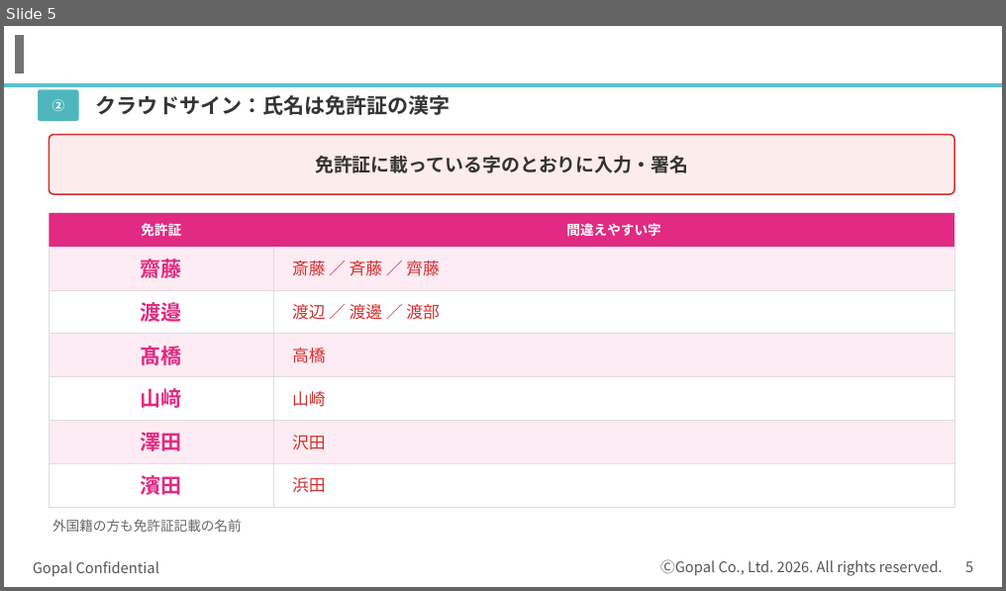
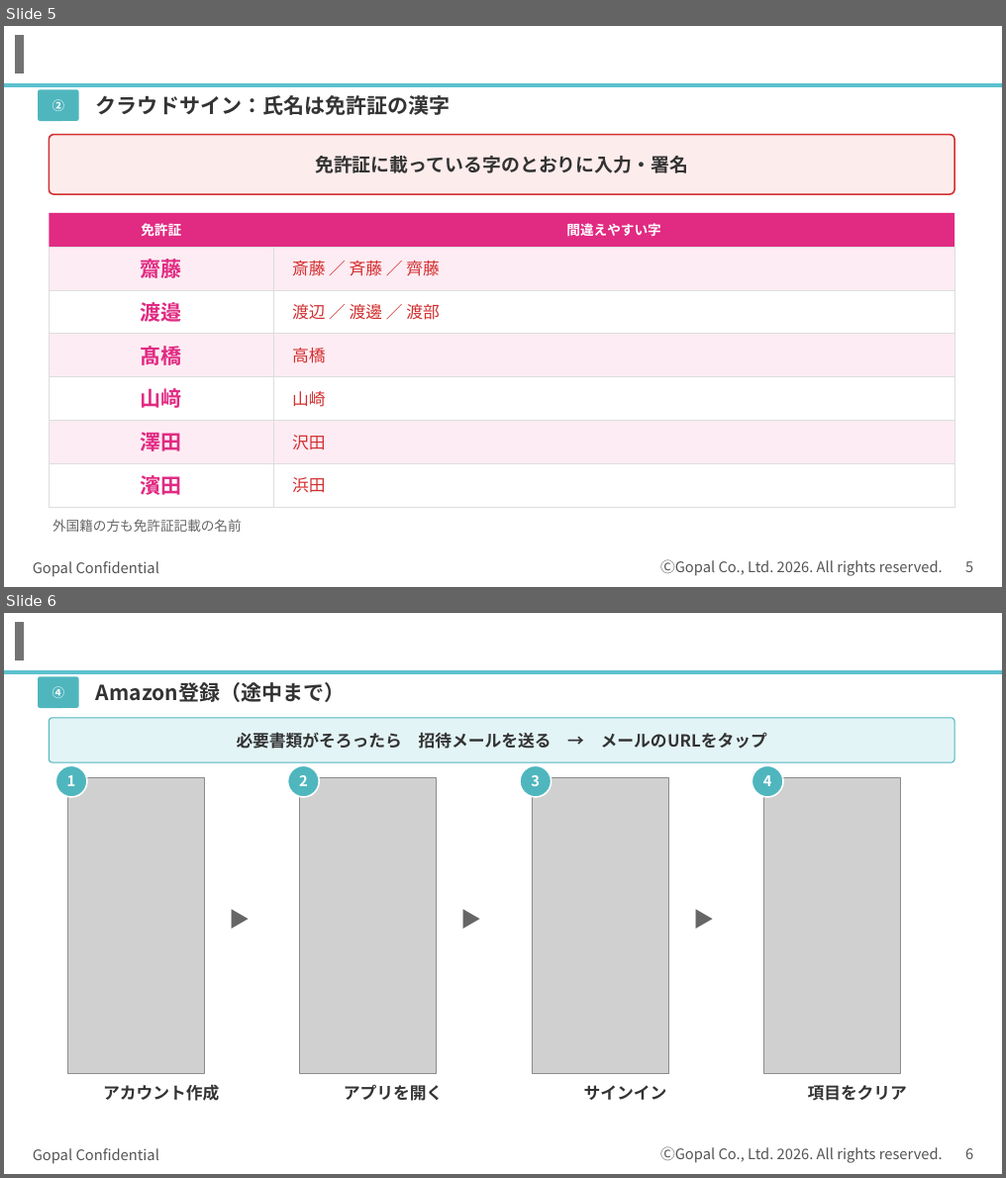
Before and after one commit to kagayugopal-eng/tamu, a slide deck: out/登録の流れ_書類準備まで.pptx. Shown one above the other, each under a label of ours: slide 5 before the commit, slides 5 and 6 after it. The pictures are 1006x591 and 1006x1178 pixels, drawn with LibreOffice and Linux fonts; fonts in the diff are those of the drawing; grey boxes stand for pictures; background and template pictures are left out. Boxes give left, top, right and bottom in pixels: in the first picture for what was removed or moved away, otherwise in the second. Text is boxed around its words. In the diff, an @@ line names an element or a change of style, - is before the commit and + after.

```diff
--- a/out/登録の流れ_書類準備まで.pptx
+++ b/out/登録の流れ_書類準備まで.pptx
@@ slide 6 added at box(4, 613, 1002, 1174), background #FFFFFF; not listed: 5 template elements that a slide beside it also shows @@
@@ rounded rectangle added at box(38, 676, 79, 708), fill #4FB6BE @@
@@ text added at box(53, 686, 65, 698), 12 pt, text #FFFFFF, bold @@
+④
@@ text added at box(96, 682, 346, 702), 20 pt, text #333333, bold @@
+Amazon登録（途中まで）
@@ rounded rectangle added at box(49, 718, 954, 762), fill #E3F4F6, outline #4FB6BE 1 pt @@
@@ text added at box(237, 732, 767, 749), 16 pt, text #333333, bold @@
+必要書類がそろったら 招待メールを送る → メールのURLをタップ
@@ ellipse added at box(55, 765, 87, 797), fill #4FB6BE, outline #FFFFFF 1.5 pt, 14 pt, text #FFFFFF, bold @@
+1
@@ picture added at box(67, 777, 205, 1073) @@
@@ ellipse added at box(288, 765, 319, 797), fill #4FB6BE, outline #FFFFFF 1.5 pt, 14 pt, text #FFFFFF, bold @@
+2
@@ picture added at box(300, 777, 437, 1073) @@
@@ ellipse added at box(520, 765, 551, 797), fill #4FB6BE, outline #FFFFFF 1.5 pt, 14 pt, text #FFFFFF, bold @@
+3
@@ picture added at box(532, 777, 668, 1073) @@
@@ ellipse added at box(751, 765, 783, 797), fill #4FB6BE, outline #FFFFFF 1.5 pt, 14 pt, text #FFFFFF, bold @@
+4
@@ picture added at box(764, 777, 901, 1073) @@
@@ text added at box(214, 905, 266, 950), 20 pt, text #666666, bold @@
+▶
@@ text added at box(446, 905, 498, 950), 20 pt, text #666666, bold @@
+▶
@@ text added at box(678, 905, 731, 950), 20 pt, text #666666, bold @@
+▶
@@ text added at box(103, 1084, 219, 1101), 16 pt, text #333333, bold @@
+アカウント作成
@@ text added at box(344, 1084, 443, 1101), 16 pt, text #333333, bold @@
+アプリを開く
@@ text added at box(584, 1085, 667, 1100), 16 pt, text #333333, bold @@
+サインイン
@@ text added at box(808, 1085, 907, 1101), 16 pt, text #333333, bold @@
+項目をクリア
```
Also in this commit, not shown: 1 slide changed, 4 other slides added.
